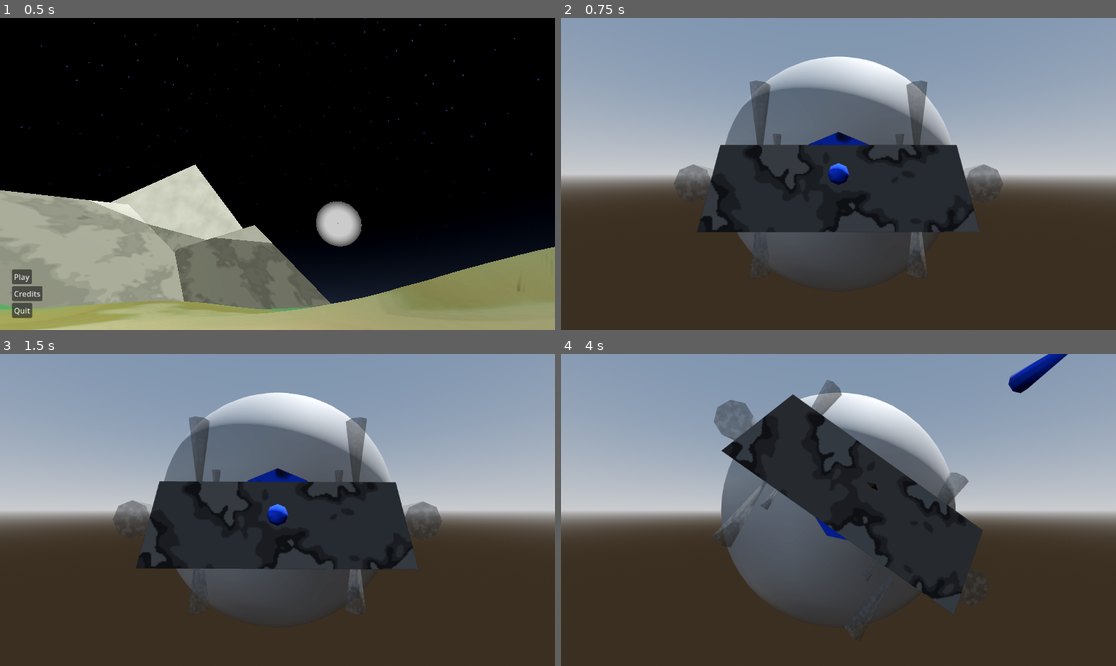
Above: before the commit, frames 1-4 (two rows, left to right).
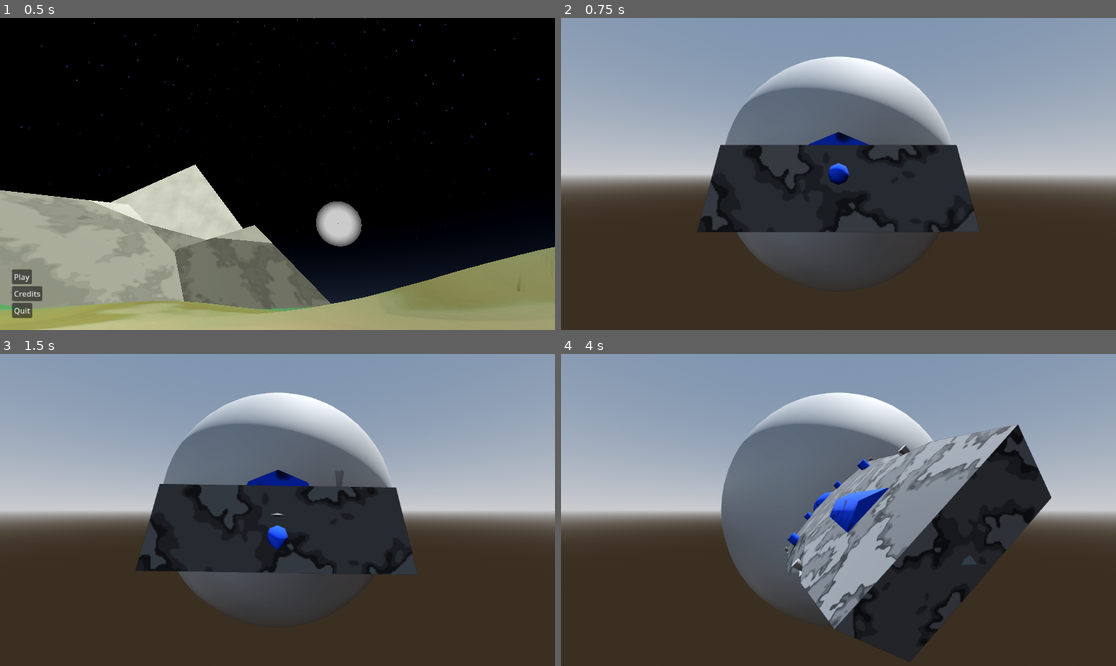
Above: after the commit, the same moments.

Repository: Ortley/black-hole-stars
Game: Godot game, scene res://scene/init.tscn
Two runs of this game, one before a commit and one after it. Both use one fixed random seed, a clock stepped at 60 frames per second and the inputs below.
Inputs (mouse positions are in pixels of both pictures, inside the frame that each line leads up to):
- Up to frame 1 (0.5 s): no input
- Up to frame 2 (0.75 s): click "Play" at 0.5 s
- Up to frame 3 (1.5 s): tap Enter at 1.25 s; move the mouse to (399, 494) at 1.27 s; hold E (roll_right) from 1.28 s (still down); tap S (test_cam_backward) at 1.35 s; click (399, 494) at 1.42 s
- Up to frame 4 (4 s): tap W (test_cam_forward) at 1.55, 2.1 s; move the mouse to (727, 525) at 2.02 s; release E (roll_right) at 2.03 s; hold Down 2.03-2.78 s; tap A (test_cam_left) at 2.3, 2.85 s; move the mouse to (894, 441) at 2.77 s; hold E (roll_right) 2.78-3.53 s; tap D (test_cam_right) at 3.05, 3.6 s; move the mouse to (810, 572) at 3.52 s; hold Up from 3.53 s (still down); click (810, 572) at 3.67 s; tap Ctrl (throttle_decrease) at 3.8 s

Frame 1 is identical in both runs. In frame 2, 2.0% of the frame differs, in the area x 20-80%, y 20-84%; in frame 3, 4.1%; in frame 4, 22%, in the area x 27-92%, y 0-99%.

Commit message:
Before BVLS

Diff:
--- a/script/class/normal_space_body.gd
+++ b/script/class/normal_space_body.gd
@@ -27,6 +27,6 @@
 	for thruster in thrusters:
 		apply_force(thruster.magnitude * thruster.global_basis.z * thruster.throttle, thruster.global_position - global_position)
 	for rc in rcs:
-		print(rc.throttle)
-		#apply_force(rc.magnitude * rc.global_basis.z * rc.throttle, rc.global_position - global_position)
-		apply_force(rc.magnitude * rc.global_basis.z * int(rc.active), rc.global_position - global_position)
+		#print(rc.throttle)
+		apply_force(rc.magnitude * rc.global_basis.z * rc.throttle, rc.global_position - global_position)
+		#apply_force(rc.magnitude * rc.global_basis.z * int(rc.active), rc.global_position - global_position)
--- a/script/class/rcs.gd
+++ b/script/class/rcs.gd
@@ -5,3 +5,12 @@
 @export var usage := 0.0
 @export var active := false
 @export var throttle := 0.0
+
+@onready var exhaust: CSGCylinder3D = $"../Exhaust"
+
+func _process(delta: float) -> void:
+	if throttle > 0.0:
+		print(throttle)
+		exhaust.visible = true
+	else:
+		exhaust.visible = false#active
--- a/script/controller.gd
+++ b/script/controller.gd
@@ -19,20 +19,26 @@
 	build_matrix()
 
 func _physics_process(delta: float) -> void:
-	intent_yaw = Input.get_axis("test_cam_right", "test_cam_left")
-	intent_roll = -Input.get_axis("roll_left", "roll_right")
-	intent_pitch = Input.get_axis("test_cam_forward", "test_cam_backward")
-
-	intent_z = Input.get_axis("throttle_increase", "throttle_decrease")
-
-	var target_col := PackedFloat64Array([0.0, 0.0, intent_z, intent_pitch, intent_yaw, intent_roll])
+	intent_yaw = Input.get_axis("test_cam_right", "test_cam_left") * 1000
+	intent_roll = -Input.get_axis("roll_left", "roll_right") * 1000
+	intent_pitch = Input.get_axis("test_cam_forward", "test_cam_backward") * 1000
+
+	intent_z = Input.get_axis("throttle_decrease", "throttle_increase")
+
+	var target_col := PackedFloat64Array([0.0, 0.0, 0.0, intent_pitch, intent_yaw, intent_roll])
 	var result: Array = solve_nnls(rcs_matrix, target_col)
+	#print(result.map(func (x): return x > 0))
+
 	for i in n:
-		target.rcs[i].active = result[i] > 0
+		target.rcs[i].throttle = result[i]
+
+	for t in target.thrusters:
+		t.throttle = clampf(t.throttle + intent_z * delta * 2, 0, 1)
 
 func solve_nnls(A: Array[PackedFloat64Array], target_col: PackedFloat64Array, tolerance: float = 1e-5) -> PackedFloat64Array:
 	# P = null set
 	# R = {1 ... n} (everything active)
+	# both are sets of indices, so a shared set with bool on whether its passive can be used
 	var passive: Array[bool] = [] # bool mask over rcs
 	passive.resize(n)
 	passive.fill(false)
@@ -48,8 +54,10 @@
 
 	# main loop
 	for _outer in 3 * n:
+		if _outer == 3 * n - 1:
+			print("!!! reached end")
 		# stopping test for KTT conditions
-		# ~ while R != null set and max(W^R) > epsilon
+		# "while R != null set and max(W^R) > epsilon"
 		var j := -1
 		var best := tolerance
 
@@ -91,6 +99,7 @@
 
 	return x
 
+var resid: PackedFloat64Array
 # w = A^T * (b -Ax)
 func gradient(A: Array[PackedFloat64Array], b: PackedFloat64Array, x: PackedFloat64Array):
 	# residual
@@ -98,7 +107,7 @@
 	for j in n:
 		for i in m:
 			r[i] -= A[j][i] * x[j]
-
+	resid = r
 	# dual vector
 	var w := PackedFloat64Array()
 	w.resize(n)
@@ -173,16 +182,18 @@
 	activation = PackedFloat64Array()
 
 	for rcs in target.rcs:
-		var force := (target.global_basis.inverse() * rcs.global_basis).z * rcs.magnitude
+		var force := (target.global_basis.inverse() * rcs.global_basis).z.normalized() * rcs.magnitude
 
 		var torque := (rcs.global_position - target.global_position).cross(force)
 
 		var row = PackedFloat64Array([
-			force.x, force.y, force.z,
-			torque.x, torque.y, torque.z,
+			snappedf(force.x, 1e-3), snappedf(force.y, 1e-3), snappedf(force.z, 1e-3),
+			snappedf(torque.x, 1e-3), snappedf(torque.y, 1e-3), snappedf(torque.z, 1e-3)
 		])
 
 		rcs_matrix.append(row)
+
+		print(row)
 
 
 	n = rcs_matrix.size()
